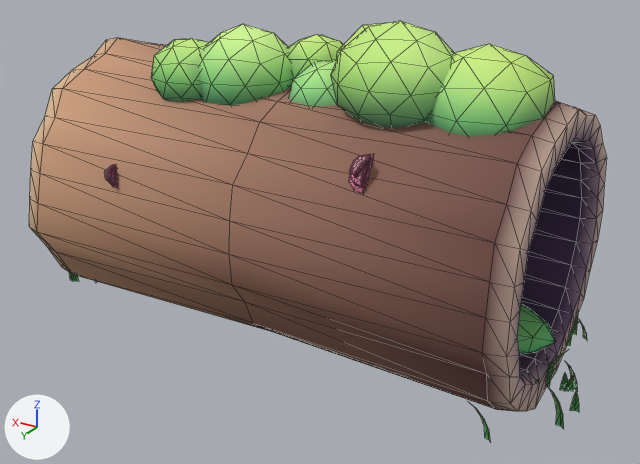
What one commit did to the glTF model shardlight/game/assets/models/verdant_flora/verdant_log_hollow.glb.
Before and after are seen from a 50 mm lens placed at (-4.77, 7.79, 5.13), pointed at (-0.19, 0.16, 1.31). The lights are fixed; the arrows at lower left show +X, +Y and +Z. The first picture is the older version. Mesh edges are drawn as thin lines. Vertices at exactly the same position are counted once.

The first picture shows 'verdant_log_hollow'.
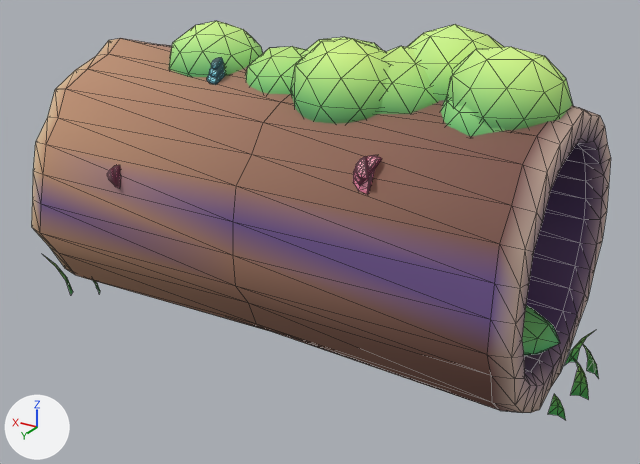
What differs and where, as boxes (x1, y1, x2, y2) in the pictures (640 x 464 px; the box of a moved part takes in the faces that stretch with it):
'verdant_log_hollow', reshaped
    before: (29, 21, 607, 442)
    after: (32, 21, 611, 420)
part 1 of me_verdant_log_hollow, moved or reshaped
    before: (29, 38, 607, 411)
    after: (32, 38, 611, 413)
part 2 of me_verdant_log_hollow, moved or reshaped
    before: (517, 304, 555, 354)
    after: (522, 305, 560, 356)
part 3 of me_verdant_log_hollow, moved or reshaped (mostly hidden afterwards)
    before: (289, 60, 338, 106)
    after: (302, 37, 382, 58)
part 4 of me_verdant_log_hollow, moved or reshaped
    before: (151, 38, 209, 102)
    after: (246, 46, 305, 94)
part 5 of me_verdant_log_hollow, moved or reshaped (not visible before)
    after: (291, 39, 390, 124)
part 6 of me_verdant_log_hollow, moved or reshaped
    before: (331, 21, 454, 128)
    after: (169, 21, 263, 77)
part 7 of me_verdant_log_hollow, moved or reshaped
    before: (427, 44, 555, 136)
    after: (407, 24, 504, 101)
part 8 of me_verdant_log_hollow, moved or reshaped (mostly hidden before)
    before: (336, 23, 387, 61)
    after: (446, 47, 573, 130)
part 9 of me_verdant_log_hollow, moved or reshaped (not visible afterwards)
    before: (289, 34, 344, 79)
part 10 of me_verdant_log_hollow, moved or reshaped (not visible before)
    after: (379, 46, 439, 114)
part 11 of me_verdant_log_hollow, moved or reshaped
    before: (104, 167, 113, 182)
    after: (107, 168, 116, 183)
part 12 of me_verdant_log_hollow, deleted
    before: (69, 272, 587, 442)
part 13 of me_verdant_log_hollow, moved or reshaped
    before: (108, 24, 293, 187)
    after: (112, 58, 225, 188)
part 14 of me_verdant_log_hollow, moved or reshaped
    before: (349, 155, 373, 193)
    after: (353, 99, 505, 195)
part 15 of me_verdant_log_hollow, built on
    before: (565, 361, 578, 391)
    after: (548, 331, 599, 420)
part 16 of me_verdant_log_hollow, added
    after: (46, 257, 100, 295)

The change, as a list of edits to the scene's bpy script:
```text
Change me_verdant_log_hollow:
    used by ob_verdant_log_hollow; location = (0.0, 0.0, 0.0)
    remove me_verdant_log_hollow.from_pydata(...)  # 1625 vertices, 2838 faces; spans x -3.2..3.2, y -1.55..1.55, z 0.0..3.72
    add me_verdant_log_hollow.from_pydata(...)  # 1381 vertices, 2566 faces; spans x -3.22..3.22, y -1.55..1.55, z 0.0..3.59
    me_verdant_log_hollow part 1: the loose piece of 280 vertices spanning x -2.79..2.93, y -1.55..1.54, z 0.0..3.11 is moved by (-0.04, 0.0, 0.0)
    me_verdant_log_hollow part 2: the loose piece of 162 vertices spanning x -2.83..2.85, y -1.05..1.08, z 0.38..0.91 is moved by (-0.04, 0.0, 0.0)
    me_verdant_log_hollow part 3: the loose piece of 42 vertices spanning x -0.87..0.12, y -0.37..0.66, z 2.42..3.22 is scaled about its middle by 1.15, then moved by (0.09, -0.31, 0.11)
    me_verdant_log_hollow part 4: the loose piece of 42 vertices spanning x 0.68..1.57, y 0.08..0.99, z 2.59..3.35 is scaled about its middle by 1.17, then moved by (-0.9, -0.52, -0.14)
    me_verdant_log_hollow part 5: the loose piece of 42 vertices spanning x -0.43..0.43, y -0.64..0.26, z 2.54..3.28 is scaled about its middle by 1.39, then moved by (-0.65, 0.44, 0.04)
    me_verdant_log_hollow part 6: the loose piece of 42 vertices spanning x -1.8..-0.59, y -0.19..1.01, z 2.69..3.72 is scaled about its middle by 0.899, then moved by (2.44, -0.46, -0.23)
    me_verdant_log_hollow part 7: the loose piece of 42 vertices spanning x -2.58..-1.31, y -0.52..0.81, z 2.41..3.54 is scaled about its middle by 0.973, then moved by (0.55, -0.48, 0.07)
    me_verdant_log_hollow part 8: the loose piece of 42 vertices spanning x -1.61..-0.42, y -0.48..0.76, z 2.58..3.64 is scaled about its middle by 0.935, then moved by (-1.15, 0.01, -0.07)
    me_verdant_log_hollow part 9: the loose piece of 42 vertices spanning x -0.4..0.49, y -0.61..0.29, z 2.64..3.38 is scaled about its middle by 1.04, then moved by (-0.9, 0.34, -0.07)
    me_verdant_log_hollow part 10: the loose piece of 42 vertices spanning x -2.36..-1.43, y -0.51..0.43, z 2.45..3.24 is scaled about its middle by 1.26, then moved by (0.84, 0.1, 0.07)
    me_verdant_log_hollow part 11: the loose piece of 49 vertices spanning x 1.51..1.59, y 1.45..1.55, z 1.99..2.15 is multiplied about its middle by the matrix ((0.937, -0.119, 0.328), (0.119, 0.993, 0.02), (-0.328, 0.02, 0.944)), then moved by (-0.05, 0.0, -0.01)
    me_verdant_log_hollow part 12: 25 loose pieces with 325 vertices, spanning x -3.2..3.2, y -1.23..1.39, z 0.11..0.73, are deleted
    me_verdant_log_hollow part 13: 4 vertices moved within x 0.89..1.51, y 0.41..1.43, z 2.07..3.07; 279 vertices removed from x 0.04..1.65, y -0.27..1.51, z 1.9..3.51; 237 vertices added at x 0.83..1.6, y 0.22..1.51, z 1.9..3.14
    me_verdant_log_hollow part 14: 1 vertex moved within x -1.29, y 1.13, z 2.56; 144 vertices removed from x -1.33..-1.09, y 0.99..1.33, z 2.31..2.67; 186 vertices added at x -2.61..-1.13, y -0.3..1.34, z 2.31..3.3
    me_verdant_log_hollow part 15: 13 vertices removed from x -3.09..-2.97, y -0.12..0.11, z 0.11..0.54; 60 vertices added at x -3.22..-2.53, y -0.66..0.63, z 0.1..0.67
    me_verdant_log_hollow part 16: 20 vertices added at x 2.58..3.13, y 0.71..1.15, z 0.1..0.66
    other edits to the shape of me_verdant_log_hollow do not show in these pictures
```
